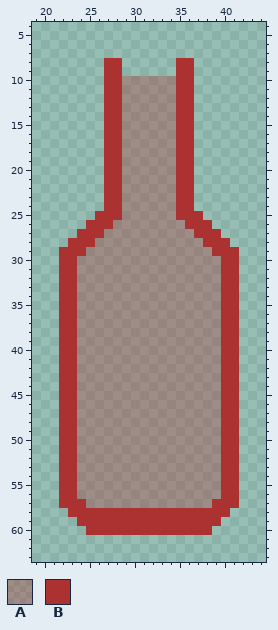
Edited in one commit: pixel-art file (Assets/Sprites/wine.aseprite). This is how it looked before the edit.
64x64 pixels, 1 frame. Shown: x 19..44, y 4..63.
Palette (. is transparent): A #ac32325a  B #ac3232
The result:
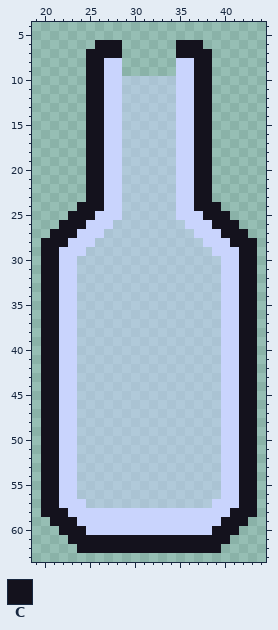
Colours new in this view: C #14121d
What changed:
colour A: #ac32325a -> #c9d4fd81
colour B: #ac3232 -> #c9d4fd
Changed rows in their new state; - is a pixel that keeps its letter.
first column x 20:
 6 ------CCC------CCC------
 7 -----CCCC------CCCC-----
 8 -----CC----------CC-----
 9 -----CC----------CC-----
10 -----CC----------CC-----
11 -----CC----------CC-----
12 -----CC----------CC-----
13 -----CC----------CC-----
14 -----CC----------CC-----
15 -----CC----------CC-----
16 -----CC----------CC-----
17 -----CC----------CC-----
18 -----CC----------CC-----
19 -----CC----------CC-----
20 -----CC----------CC-----
21 -----CC----------CC-----
22 -----CC----------CC-----
23 -----CC----------CC-----
24 ----CCC----------CCC----
25 ---CCC------------CCC---
26 --CCC--------------CCC--
27 -CCC----------------CCC-
28 CCC------------------CCC
29 CC--------------------CC
30 CC--------------------CC
31 CC--------------------CC
32 CC--------------------CC
33 CC--------------------CC
34 CC--------------------CC
35 CC--------------------CC
36 CC--------------------CC
37 CC--------------------CC
38 CC--------------------CC
39 CC--------------------CC
40 CC--------------------CC
41 CC--------------------CC
42 CC--------------------CC
43 CC--------------------CC
44 CC--------------------CC
45 CC--------------------CC
46 CC--------------------CC
47 CC--------------------CC
48 CC--------------------CC
49 CC--------------------CC
50 CC--------------------CC
51 CC--------------------CC
52 CC--------------------CC
53 CC--------------------CC
54 CC--------------------CC
55 CC--------------------CC
56 CC--------------------CC
57 CC--------------------CC
58 CCC------------------CCC
59 -CCC----------------CCC-
60 --CCC--------------CCC--
61 ---CCCCCCCCCCCCCCCCCC---
62 ----CCCCCCCCCCCCCCCC----
Pixel boxes of the changes (left, top, right, bottom) in both pictures:
changed: (41, 40, 257, 553)
